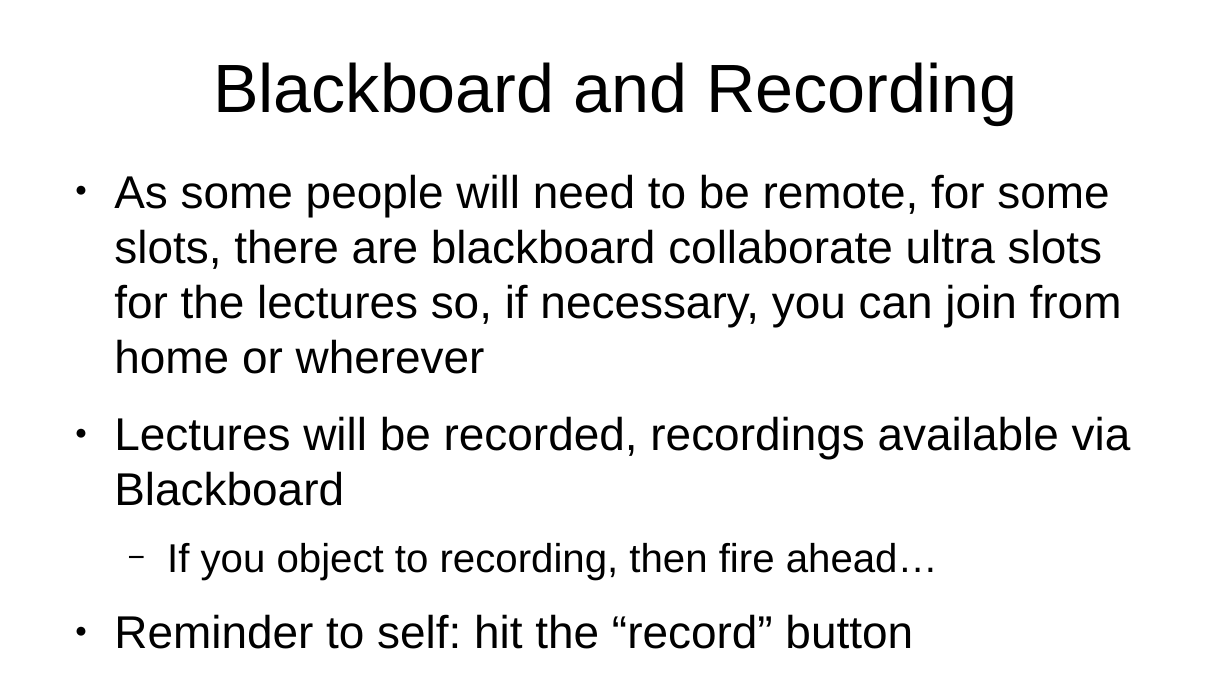
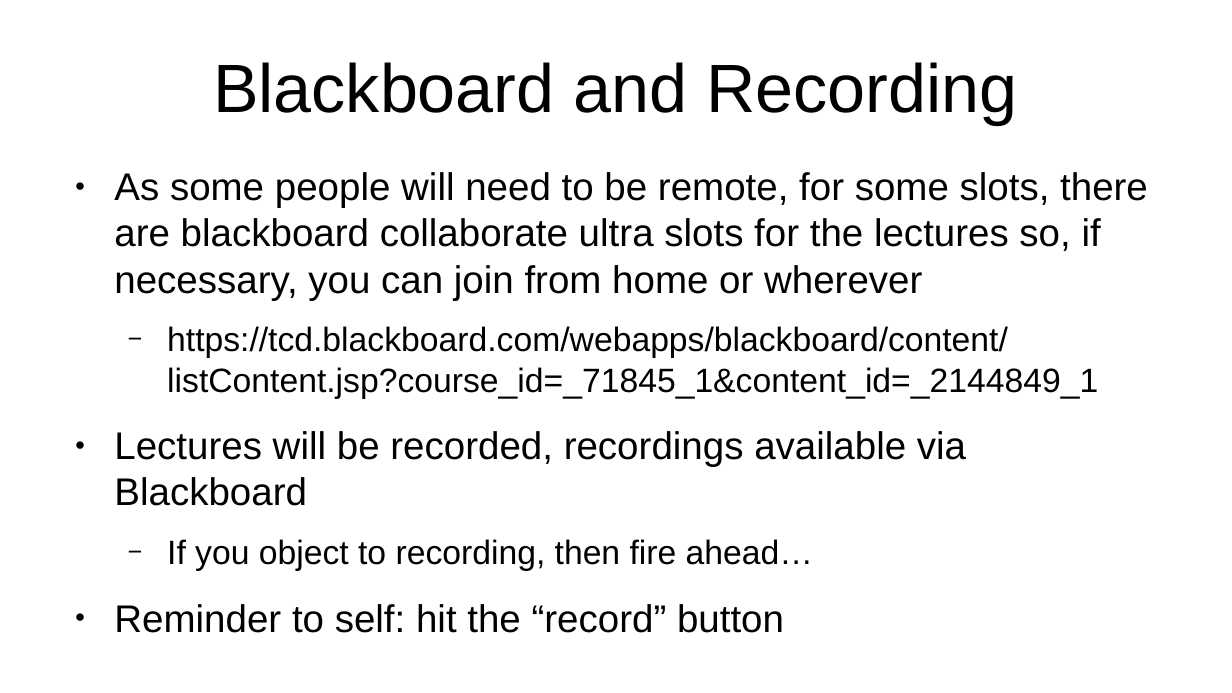
Before and after one commit to sftcd/cs7053, a slide deck: slide 3 of 2022lectures/00-quick-intro.odp. Drawn at 1232x693 pixels with LibreOffice and Linux fonts; fonts in the diff are those of the drawing. Boxes give left, top, right and bottom in pixels: in the first picture for what was removed or moved away, otherwise in the second. Text is boxed around its words. In the diff, an @@ line names an element or a change of style, - is before the commit and + after.

```diff
--- a/2022lectures/00-quick-intro.odp
+++ b/2022lectures/00-quick-intro.odp
@@ text at [114,172,1148,633]: size 29.6 to 24.8 pt in "As some people will need to be ...", "Lectures will be recorded, recordings available via ...", "Reminder to self: hit the “record” button"; size 25.9 to 21.7 pt in "If you object to recording, then fire ..." @@
@@ text at [167,326,1098,399]: paragraph added @@
+  − https://tcd.blackboard.com/webapps/blackboard/content/listContent.jsp?course_id=_71845_1&content_id=_2144849_1
```
Also in this commit, not shown: 1 other slide changed, 4 other files.
